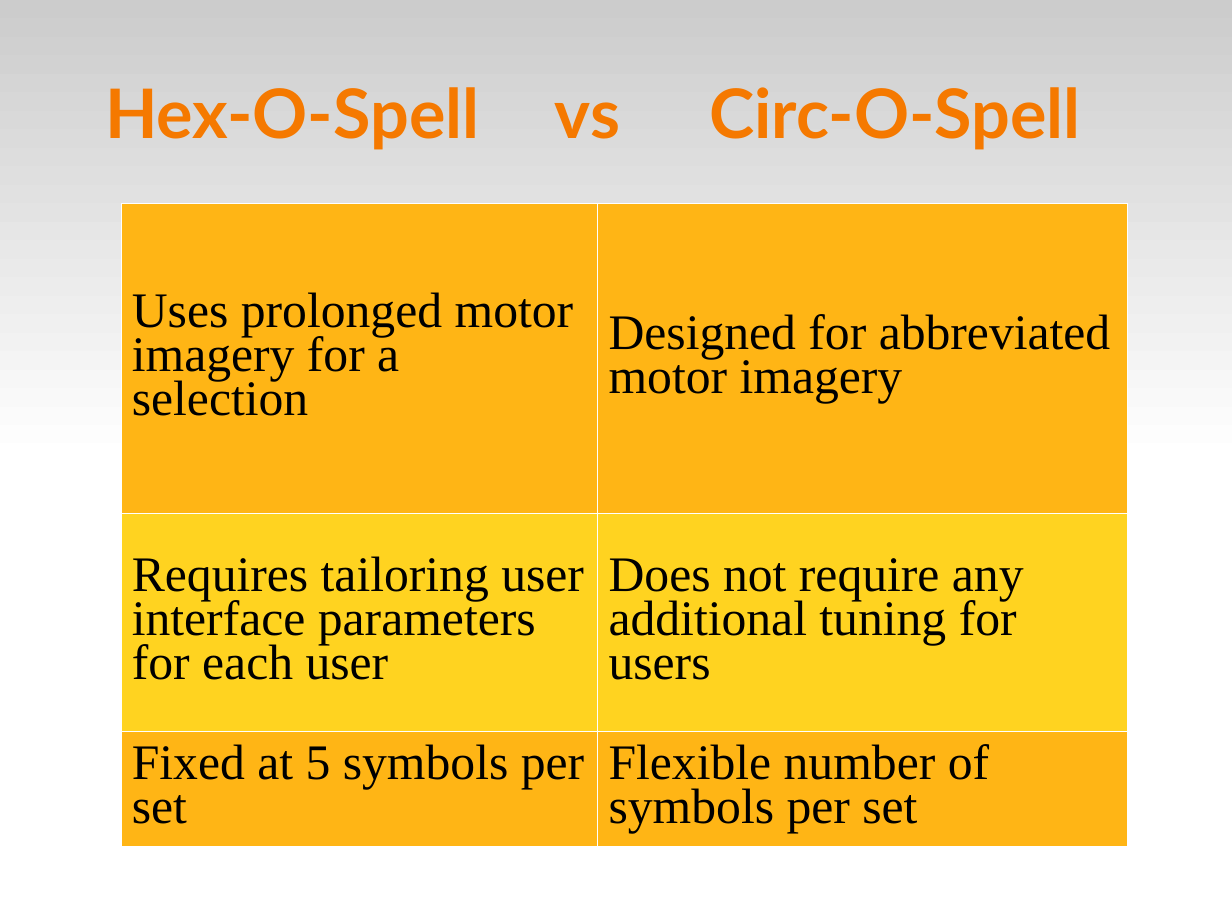
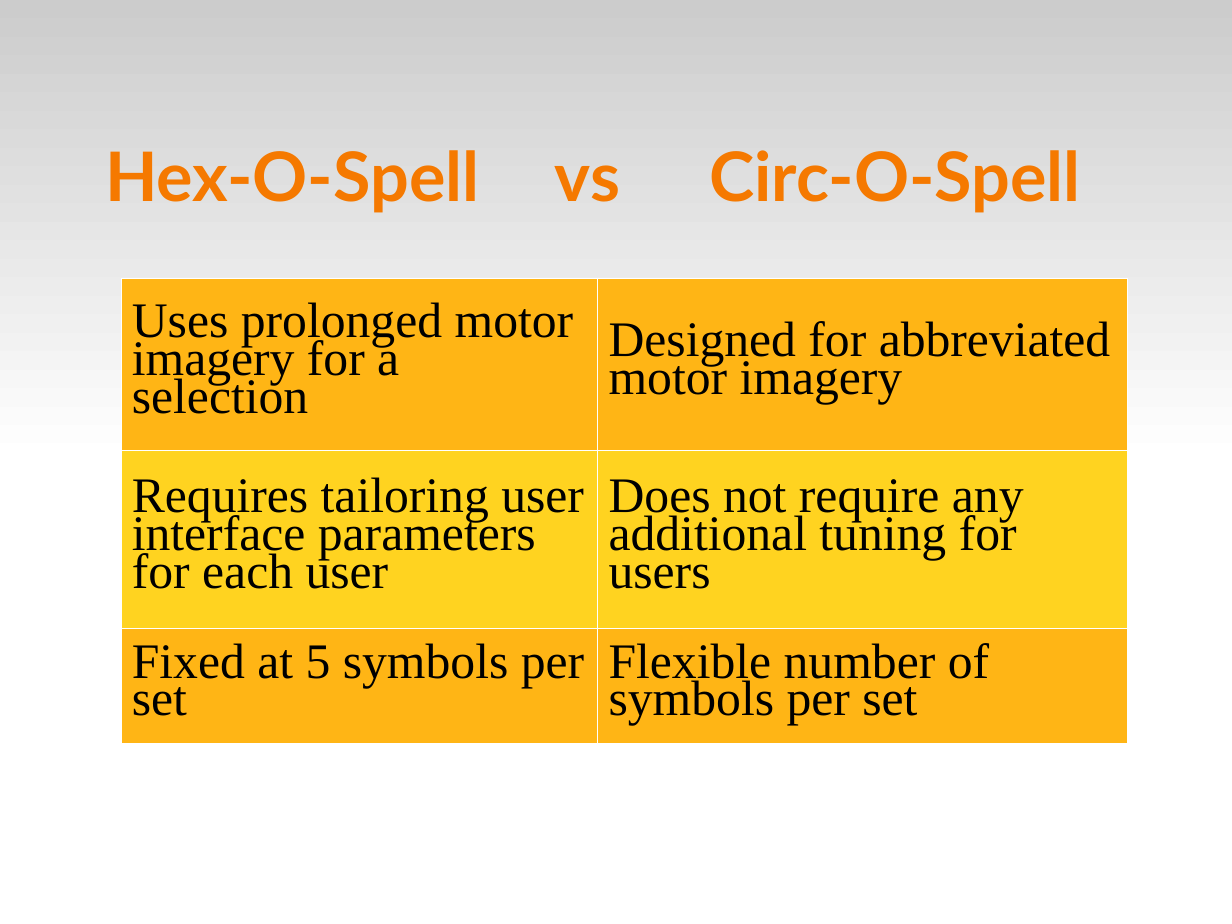
Before and after one commit to abdullah38rcc/BCI-Virtual-Keyboard, a slide deck: slide 6 of master's/docs/virtKey.ppt. Drawn at 1232x924 pixels with LibreOffice and Linux fonts; fonts in the diff are those of the drawing. Boxes give left, top, right and bottom in pixels: in the first picture for what was removed or moved away, otherwise in the second. Text is boxed around its words. In the diff, an @@ line names an element or a change of style, - is before the commit and + after.

```diff
--- a/master's/docs/virtKey.ppt
+++ b/master's/docs/virtKey.ppt
@@ 2 texts, 1 title: place and size @@
-2 texts, 1 title at (105,87,1081,150)
+2 texts, 1 title at (105,150,1081,213)
@@ line spacing 0.98 to 0.96 in 3 elements at (105,150,479,213), (555,165,620,202), (709,150,1081,213) @@
@@ table at (121,278,1127,743) @@
@@ line spacing 0.8 to 0.68 @@
@@ table: place and size @@
-table at (121,203,1127,846)
+table at (121,278,1127,743)
```
Also in this commit, not shown: 17 other slides changed, 2 slides added, 3 slides removed.
